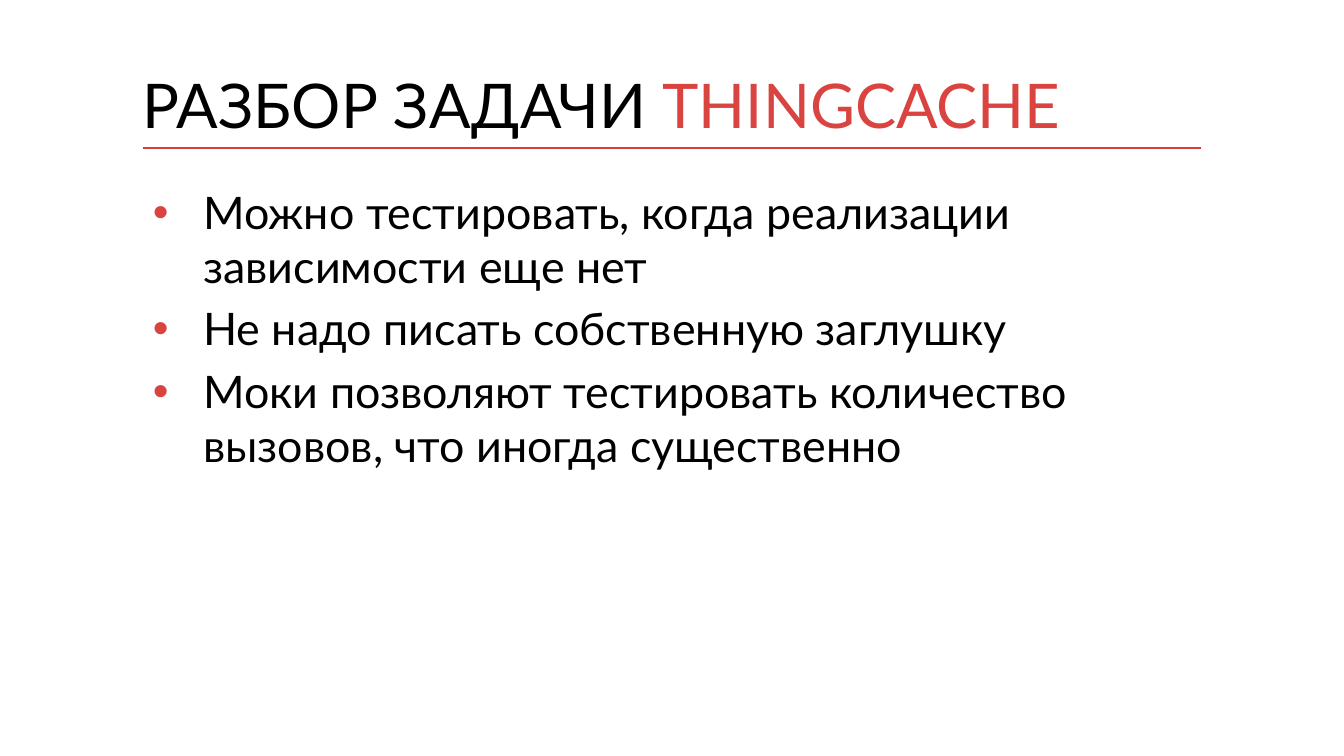
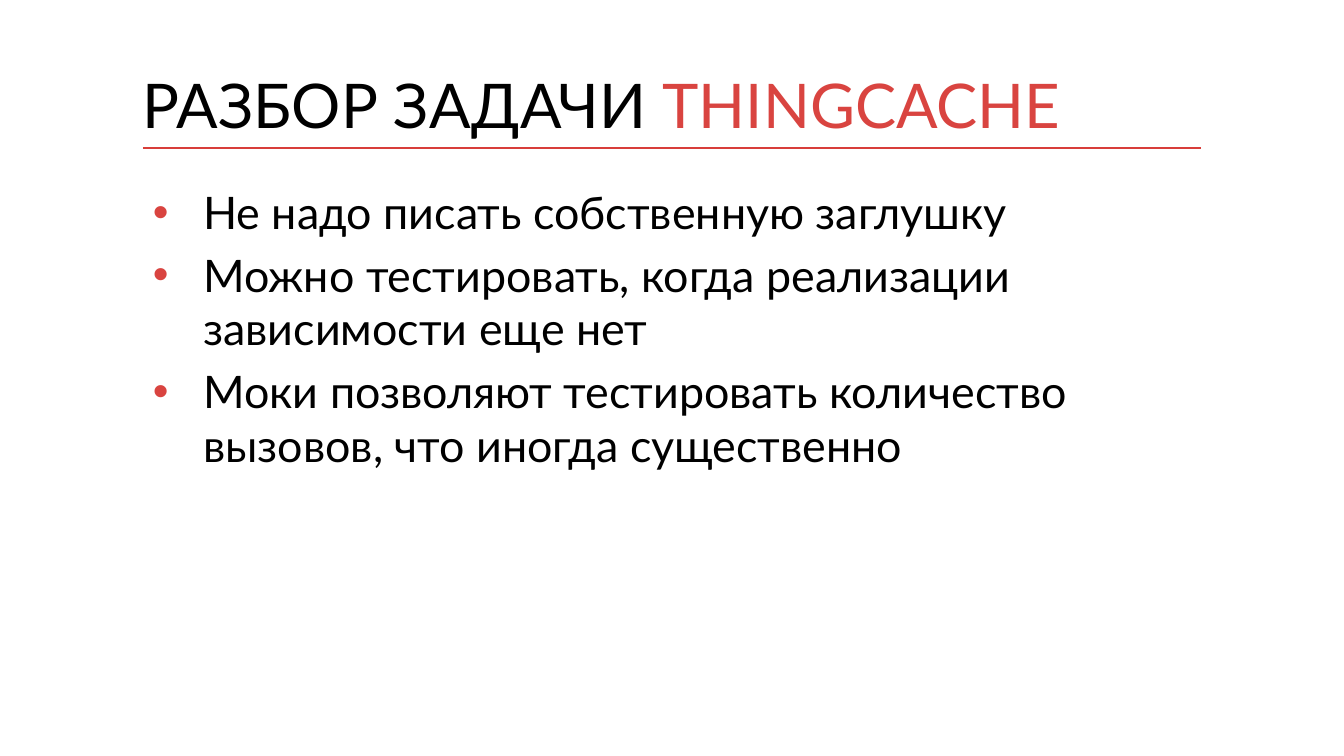
Before and after one commit to kontur-courses/mocks, a slide deck: slide 9 of mocks.pptx (slide 8 before the commit). Drawn at 1344x756 pixels with LibreOffice and Linux fonts; fonts in the diff are those of the drawing. Boxes give left, top, right and bottom in pixels: in the first picture for what was removed or moved away, otherwise in the second. Text is boxed around its words. In the diff, an @@ line names an element or a change of style, - is before the commit and + after.

```diff
--- a/mocks.pptx
+++ b/mocks.pptx
@@ text at (203, 196, 1007, 237): paragraph added @@
+• Не надо писать собственную заглушку
@@ text at (203, 312, 1007, 353): paragraph removed @@
-• Не надо писать собственную заглушку
```
Also in this commit, not shown: 4 other slides changed, 1 slide added, 2 other files.
